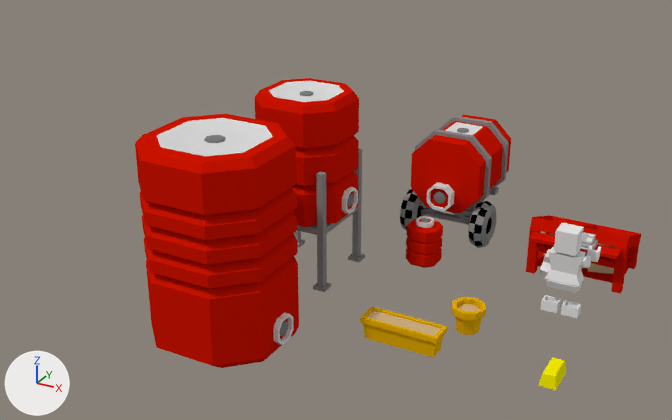
The Blender file crops/bricks/support.blend, before and after one commit.
Both versions are drawn from a camera (50 mm lens) standing at (20.5, -48.6, 26.4) and looking at (-4.2, -3.8, 4.0). Lighting does not change. The marker at lower left points along +X, +Y and +Z. Objects named as collision shapes, trigger or cutter boxes, shadow casters or lower levels of detail are left out.

The first picture shows 'Cube.000', 'flowerpot', 'goldbrick', 'largeWaterTank', 'massiveWaterTank', 'medWaterTank', 'planter', 'player_base_Mesh.042', 'qe planter.001', 'qn planter.003', 'qs planter', 'qw planter.002', 'smallWaterTank'.
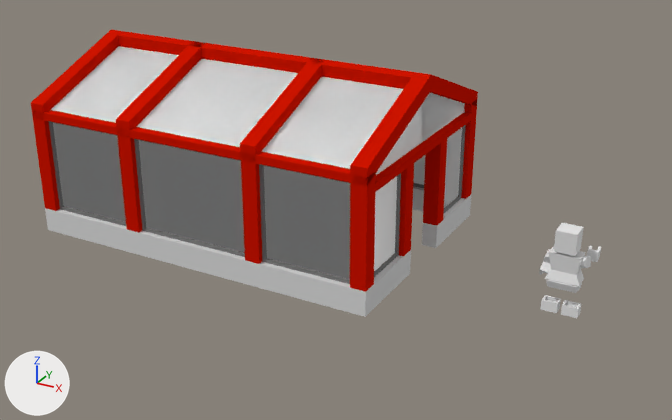
Changed parts and their boxes [x1, y1, x2, y2] in the pictures (672 x 420 px):
'greenhouseGlass', shown
    after: [51, 46, 465, 279]
'greenhouse', shown
    after: [31, 30, 478, 317]
'massiveWaterTank', hidden (red)
    before: [135, 114, 299, 368]
'largeWaterTank', hidden
    before: [254, 78, 365, 292]
'medWaterTank', hidden
    before: [400, 114, 511, 248]
'Cube.000', hidden (red)
    before: [526, 215, 641, 294]
'smallWaterTank', hidden (red)
    before: [406, 216, 443, 268]
'qs planter', hidden (yellow)
    before: [360, 317, 437, 357]
'flowerpot', hidden (yellow)
    before: [452, 297, 486, 335]
'planter', hidden (brown)
    before: [367, 310, 441, 336]
'goldbrick', hidden (yellow)
    before: [538, 357, 566, 390]
'qn planter.003', hidden
    before: [372, 306, 447, 328]
'qe planter.001', hidden
    before: [433, 327, 447, 358]
'qw planter.002', hidden
    before: [360, 307, 374, 318]

The change, as a diff of the scene's bpy script:
```diff
--- a/crops/bricks/support.blend.py
+++ b/crops/bricks/support.blend.py
@@ ob_goldbrick @@
 ob_goldbrick.scale = (0.667, 1.33, 1.0)
+ob_goldbrick.hide_set(True)  # its collection is switched off
@@ ob_massivewatertank @@
 ob_massivewatertank.location = (-6.0, -13.0, 1.4)
+ob_massivewatertank.hide_set(True)  # its collection is switched off
@@ ob_planter @@
 ob_planter.location = (3.0, -9.5, 0.6)
+ob_planter.hide_set(True)  # its collection is switched off
@@ ob_qn_planter_003 @@
 ob_qn_planter_003.location = (3.0, -9.5, 0.6)
+ob_qn_planter_003.hide_set(True)  # its collection is switched off
@@ ob_qw_planter_002 @@
 ob_qw_planter_002.location = (3.0, -9.5, 0.6)
+ob_qw_planter_002.hide_set(True)  # its collection is switched off
@@ ob_qe_planter_001 @@
 ob_qe_planter_001.location = (3.0, -9.5, 0.6)
+ob_qe_planter_001.hide_set(True)  # its collection is switched off
@@ ob_qs_planter @@
 ob_qs_planter.location = (3.0, -9.5, 0.6)
+ob_qs_planter.hide_set(True)  # its collection is switched off
@@ ob_flowerpot @@
 ob_flowerpot.location = (5.5, -6.5, 0.8)
+ob_flowerpot.hide_set(True)  # its collection is switched off
@@ ob_largewatertank @@
 ob_largewatertank.location = (-6.0, -4.0, 1.4)
+ob_largewatertank.hide_set(True)  # its collection is switched off
@@ ob_medwatertank @@
 ob_medwatertank.location = (0.0, 7.0, 3.8)
+ob_medwatertank.hide_set(True)  # its collection is switched off
@@ ob_smallwatertank @@
 ob_smallwatertank.location = (0.0, 0.0, 1.4)
+ob_smallwatertank.hide_set(True)  # its collection is switched off
@@ ob_cube_000 @@
 ob_cube_000.scale = (2.17, 2.17, 0.222)
+ob_cube_000.hide_set(True)  # its collection is switched off
@@ ob_greenhouseglass @@
 ob_greenhouseglass.show_transparent = True
-ob_greenhouseglass.hide_set(True)  # its collection is switched off
@@ ob_greenhouse @@
 ob_greenhouse.location = (-12.0, 0.0, 6.0)
-ob_greenhouse.hide_set(True)  # its collection is switched off
```
